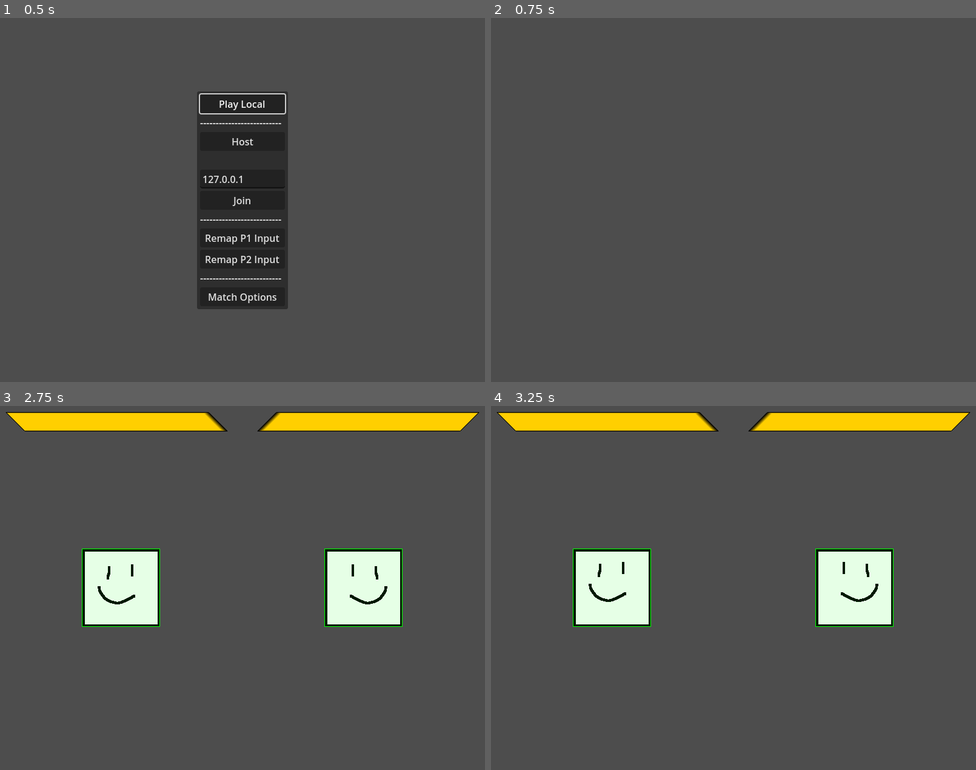
Above: before the commit, frames 1-4 (two rows, left to right).
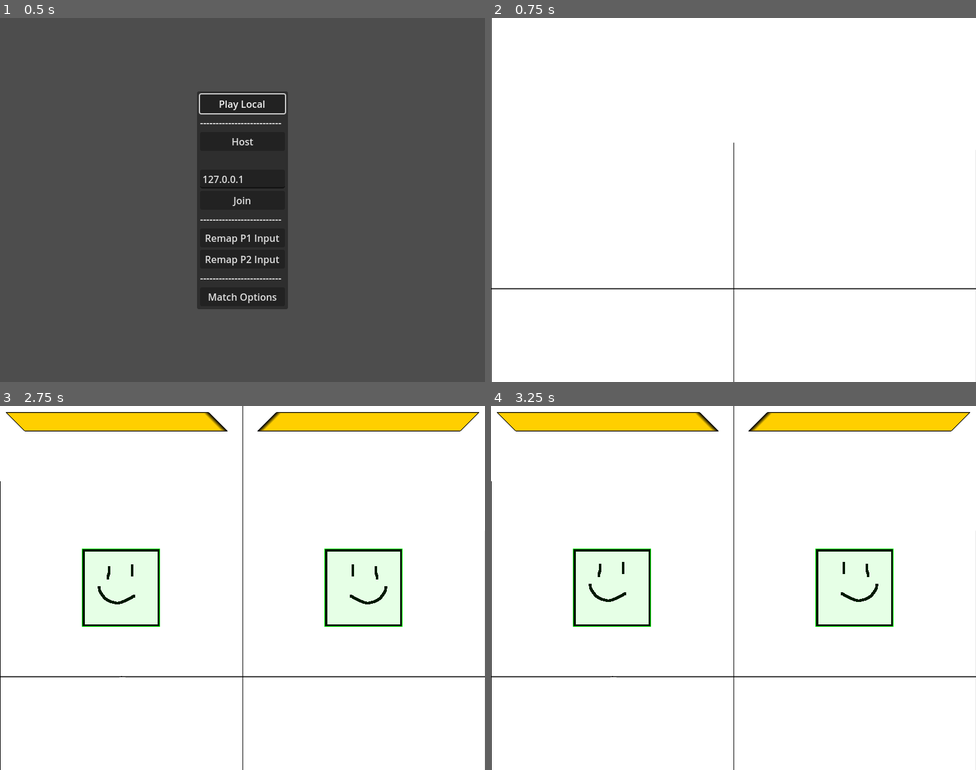
Above: after the commit, the same moments.

Repository: SamBumgardner/spellstrike
Game: Godot game, scene res://network/main.tscn
Two runs of this game, one before a commit and one after it. Both use one fixed random seed, a clock stepped at 60 frames per second and the inputs below.
Inputs (mouse positions are in pixels of both pictures, inside the frame that each line leads up to):
- Up to frame 1 (0.5 s): no input
- Up to frame 2 (0.75 s): click "Play Local" at 0.5 s
- Up to frame 3 (2.75 s): tap Enter at 1.25 s; move the mouse to (349, 569) at 1.27 s; hold Up 1.28-2 s; click (349, 569) at 1.42 s; tap Space at 2 s; drag from (145, 606) to (218, 660) at 2.02 s
- Up to frame 4 (3.25 s): move the mouse to (782, 507) at 2.77 s; hold Up from 2.78 s (still down)

Frame 1 is identical in both runs. In frame 2, 100% of the frame differs, in the area x 0-100%, y 0-100%; in frame 3, 89%; in frame 4, 89%.

Commit message:
implment static scrolling background for stage

Diff:
--- a/game/TestGameplay.gd
+++ b/game/TestGameplay.gd
@@ -1,4 +1,6 @@
-extends Node2D
+class_name TestGameplay extends Node2D
+
+const STAGE_WIDTH: int = 512
 
 var p1_network_id: int = 1
 var p2_network_id: int = 1
@@ -14,6 +16,8 @@
 @onready var health_tracker_2: HealthTracker = $UI/BattleHUD/HealthTracker2
 @onready var win_tracker_1: WinTracker = $UI/BattleHUD/WinTracker
 @onready var win_tracker_2: WinTracker = $UI/BattleHUD/WinTracker2
+
+@onready var camera_control: CameraControl = $CameraControl
 
 enum Side {
     P1 = 0,
@@ -53,13 +57,13 @@
         push_error("Match Options is unset. Falling back to default options...")
         match_options = MatchOptions.generate_default()
 
-    var fighterP1: Player = SyncManager.spawn("fighter0", self, preload("res://player/Player.tscn"), {'x': 200, 'y': 300, 'c': Player.Characters.SPEED, 't': Player.Side.P1}, false);
+    var fighterP1: Player = SyncManager.spawn("fighter0", self, preload("res://player/Player.tscn"), {'x': - 200, 'y': 300, 'c': Player.Characters.SPEED, 't': Player.Side.P1}, false);
     fighterP1.set_multiplayer_authority(p1_network_id if host_side == Side.P1 else p2_network_id)
     fighterP1.input_retriever = match_options.input_retrievers[0]
     health_tracker_1.tracked_player = fighterP1
     fighterP1.defeated.connect(_on_player_defeated)
 
-    var fighterP2: Player = SyncManager.spawn("fighter1", self, preload("res://player/Player.tscn"), {'x': 600, 'y': 300, 'c': Player.Characters.REACH, 't': Player.Side.P2}, false);
+    var fighterP2: Player = SyncManager.spawn("fighter1", self, preload("res://player/Player.tscn"), {'x': 200, 'y': 300, 'c': Player.Characters.REACH, 't': Player.Side.P2}, false);
     fighterP2.set_multiplayer_authority(p2_network_id if host_side == Side.P1 else p1_network_id)
 
     # when playing online as p2, use the "normal" p1 mapping the player set up.
@@ -77,6 +81,9 @@
     fighterP2.defeated.connect(_on_player_defeated)
 
     interaction_resolver._setup_players(fighterP1, fighterP2)
+    interaction_resolver.camera_control = camera_control
+    camera_control._sync_start_initialize([fighterP1, fighterP2])
+
     confirm_defeat_timer.timeout.connect(_on_confirm_defeat_timer_timeout.bind([fighterP1, fighterP2]))
     start_new_round_timer.timeout.connect(_on_start_new_round_timer_timeout.bind([fighterP1, fighterP2]))
 
--- a/game/TestGameplay.tscn
+++ b/game/TestGameplay.tscn
@@ -1,11 +1,14 @@
-[gd_scene load_steps=7 format=3 uid="uid://bmufwtv6hw8ys"]
+[gd_scene load_steps=10 format=3 uid="uid://bmufwtv6hw8ys"]
 
 [ext_resource type="Script" path="res://TestGameplay.gd" id="1_hel5h"]
 [ext_resource type="PackedScene" uid="uid://dv55emdwbx4m0" path="res://ui/HealthTracker.tscn" id="2_cvjpa"]
+[ext_resource type="Theme" uid="uid://1m0q2nll6ojc" path="res://ui/MatchTheme.tres" id="2_mo6pi"]
 [ext_resource type="Script" path="res://addons/godot-rollback-netcode/NetworkTimer.gd" id="3_7unwa"]
 [ext_resource type="PackedScene" uid="uid://bwc0dw853pipg" path="res://ui/WinTracker.tscn" id="3_nhsyv"]
 [ext_resource type="Script" path="res://ui/match_over.gd" id="3_qj1xu"]
 [ext_resource type="AudioStream" uid="uid://b8l368ifqnna4" path="res://assets/music/battle_bgm.ogg" id="6_nwacf"]
+[ext_resource type="Script" path="res://resolver/CameraControl.gd" id="7_1ckhu"]
+[ext_resource type="Texture2D" uid="uid://c3l0vjui7midg" path="res://assets/art/background.png" id="8_7iqk1"]
 
 [node name="TestGameplay" type="Node2D"]
 script = ExtResource("1_hel5h")
@@ -19,6 +22,7 @@
 anchors_preset = 0
 offset_right = 800.0
 offset_bottom = 600.0
+theme = ExtResource("2_mo6pi")
 
 [node name="HealthTracker" parent="UI/BattleHUD" instance=ExtResource("2_cvjpa")]
 custom_minimum_size = Vector2(335, 0)
@@ -89,3 +93,10 @@
 [node name="AudioStreamPlayer" type="AudioStreamPlayer" parent="."]
 stream = ExtResource("6_nwacf")
 parameters/looping = true
+
+[node name="CameraControl" type="Node2D" parent="."]
+script = ExtResource("7_1ckhu")
+
+[node name="Sprite2D" type="Sprite2D" parent="."]
+position = Vector2(0, 300)
+texture = ExtResource("8_7iqk1")
--- a/game/player/Player.gd
+++ b/game/player/Player.gd
@@ -39,6 +39,7 @@
 const walk_speed: int = 5
 const walk_accel: int = 5
 const walk_drag: int = 2
+const width: int = 128
 
 # Custom state variables
 var team: Side
--- a/game/player/Player.tscn
+++ b/game/player/Player.tscn
@@ -4,6 +4,55 @@
 [ext_resource type="Texture2D" uid="uid://bl34rh555skbp" path="res://assets/art/placeholder_character_sheet.png" id="2_xguty"]
 [ext_resource type="PackedScene" uid="uid://dbsv1t4mkjxn" path="res://player/collision_box.tscn" id="3_upa8i"]
 [ext_resource type="Script" path="res://addons/godot-rollback-netcode/NetworkAnimationPlayer.gd" id="4_cqwil"]
+
+[sub_resource type="Animation" id="Animation_i4rnd"]
+length = 0.001
+tracks/0/type = "value"
+tracks/0/imported = false
+tracks/0/enabled = true
+tracks/0/path = NodePath("Sprite2D:frame")
+tracks/0/interp = 1
+tracks/0/loop_wrap = true
+tracks/0/keys = {
+"times": PackedFloat32Array(0),
+"transitions": PackedFloat32Array(1),
+"update": 1,
+"values": [0]
+}
+
+[sub_resource type="Animation" id="Animation_1q78x"]
+resource_name = "heavy_attack"
+length = 0.566668
+step = 0.0166667
+tracks/0/type = "value"
+tracks/0/imported = false
+tracks/0/enabled = true
+tracks/0/path = NodePath("Sprite2D:frame")
+tracks/0/interp = 1
+tracks/0/loop_wrap = true
+tracks/0/keys = {
+"times": PackedFloat32Array(0, 0.25, 0.266667, 0.386438, 0.4, 0.566668),
+"transitions": PackedFloat32Array(1, 1, 1, 1, 1, 1),
+"update": 1,
+"values": [4, 4, 5, 5, 6, 6]
+}
+
+[sub_resource type="Animation" id="Animation_n5ldy"]
+resource_name = "hurt"
+length = 0.250025
+step = 0.25
+tracks/0/type = "value"
+tracks/0/imported = false
+tracks/0/enabled = true
+tracks/0/path = NodePath("Sprite2D:frame")
+tracks/0/interp = 1
+tracks/0/loop_wrap = true
+tracks/0/keys = {
+"times": PackedFloat32Array(0),
+"transitions": PackedFloat32Array(1),
+"update": 1,
+"values": [7]
+}
 
 [sub_resource type="Animation" id="Animation_v12si"]
 resource_name = "idle"
@@ -21,56 +70,6 @@
 "transitions": PackedFloat32Array(1, 1, 1, 1),
 "update": 1,
 "values": [0, 0, 1, 1]
-}
-
-[sub_resource type="Animation" id="Animation_i4rnd"]
-length = 0.001
-tracks/0/type = "value"
-tracks/0/imported = false
-tracks/0/enabled = true
-tracks/0/path = NodePath("Sprite2D:frame")
-tracks/0/interp = 1
-tracks/0/loop_wrap = true
-tracks/0/keys = {
-"times": PackedFloat32Array(0),
-"transitions": PackedFloat32Array(1),
-"update": 1,
-"values": [0]
-}
-
-[sub_resource type="Animation" id="Animation_btqih"]
-resource_name = "walk"
-length = 1.00003
-loop_mode = 1
-step = 0.0166667
-tracks/0/type = "value"
-tracks/0/imported = false
-tracks/0/enabled = true
-tracks/0/path = NodePath("Sprite2D:frame")
-tracks/0/interp = 1
-tracks/0/loop_wrap = true
-tracks/0/keys = {
-"times": PackedFloat32Array(0, 0.233333, 0.25, 0.483048, 0.5, 0.735306, 0.75),
-"transitions": PackedFloat32Array(1, 1, 1, 1, 1, 1, 1),
-"update": 1,
-"values": [0, 0, 2, 2, 0, 0, 3]
-}
-
-[sub_resource type="Animation" id="Animation_n5ldy"]
-resource_name = "hurt"
-length = 0.250025
-step = 0.25
-tracks/0/type = "value"
-tracks/0/imported = false
-tracks/0/enabled = true
-tracks/0/path = NodePath("Sprite2D:frame")
-tracks/0/interp = 1
-tracks/0/loop_wrap = true
-tracks/0/keys = {
-"times": PackedFloat32Array(0),
-"transitions": PackedFloat32Array(1),
-"update": 1,
-"values": [7]
 }
 
 [sub_resource type="Animation" id="Animation_ee4q1"]
@@ -107,9 +106,10 @@
 "values": [4, 4, 5, 5, 6]
 }
 
-[sub_resource type="Animation" id="Animation_1q78x"]
-resource_name = "heavy_attack"
-length = 0.566668
+[sub_resource type="Animation" id="Animation_btqih"]
+resource_name = "walk"
+length = 1.00003
+loop_mode = 1
 step = 0.0166667
 tracks/0/type = "value"
 tracks/0/imported = false
@@ -118,10 +118,10 @@
 tracks/0/interp = 1
 tracks/0/loop_wrap = true
 tracks/0/keys = {
-"times": PackedFloat32Array(0, 0.25, 0.266667, 0.386438, 0.4, 0.566668),
-"transitions": PackedFloat32Array(1, 1, 1, 1, 1, 1),
+"times": PackedFloat32Array(0, 0.233333, 0.25, 0.483048, 0.5, 0.735306, 0.75),
+"transitions": PackedFloat32Array(1, 1, 1, 1, 1, 1, 1),
 "update": 1,
-"values": [4, 4, 5, 5, 6, 6]
+"values": [0, 0, 2, 2, 0, 0, 3]
 }
 
 [sub_resource type="AnimationLibrary" id="AnimationLibrary_2kyqy"]
--- /dev/null
+++ b/game/resolver/CameraControl.gd
@@ -0,0 +1,43 @@
+class_name CameraControl extends Node2D
+
+@export var subjects: Array[Node2D]
+const camera_width := 800
+const min_global_x: int = -1 * TestGameplay.STAGE_WIDTH + camera_width / 2
+const max_global_x: int = TestGameplay.STAGE_WIDTH - camera_width / 2
+
+var viewport: Viewport
+
+# state variable
+var camera_midpoint: Vector2i = Vector2i.ZERO
+
+func _ready():
+    add_to_group("network_sync")
+    viewport = get_viewport()
+
+func _sync_start_initialize(new_subjects: Array[Node2D]) -> void:
+    subjects = new_subjects
+    _update_camera_position()
+
+func _network_postprocess(_input: Dictionary) -> void:
+    _update_camera_position()
+
+func _update_camera_position() -> void:
+    # for nodes in the array, find the average x value.
+    var avg_x = subjects.reduce(func(total, subject): return total + subject.global_position.x, 0) / subjects.size()
+    camera_midpoint = Vector2i(clamp(avg_x, min_global_x, max_global_x), 0)
+
+    # set that as camera transform
+    viewport.canvas_transform = Transform2D.IDENTITY.translated(Vector2(camera_midpoint.x * -1 + camera_width / 2, 0))
+
+func clamp_to_logical_camera(x: int, width: int) -> int:
+    var min_x = (camera_midpoint.x - (camera_width / 2)) + width / 2
+    var max_x = (camera_midpoint.x + (camera_width / 2)) - width / 2
+    return clampi(x, min_x, max_x)
+
+func _save_state() -> Dictionary:
+    return {
+        'cm': camera_midpoint
+    }
+
+func _load_state(state: Dictionary) -> void:
+    camera_midpoint = state['cm']
--- a/game/resolver/InteractionResolver.gd
+++ b/game/resolver/InteractionResolver.gd
@@ -2,11 +2,12 @@
 
 signal frame_resolved
 
-const min_x := 64
-const max_x := 736
+const min_x = -1 * TestGameplay.STAGE_WIDTH
+const max_x = TestGameplay.STAGE_WIDTH
 
 var p1: Player
 var p2: Player
+var camera_control: CameraControl
 
 var num_players_complete := 0
 
@@ -45,15 +46,20 @@
         var predicted_x = player.position.x + player.pushback_velocity
         var player_attackers = players.filter(func(x): return x.name == player.pushback_from)
         if not player_attackers.is_empty() and player_attackers[0] is Player and (\
-                (predicted_x <= min_x and player.pushback_velocity < 0) \
-                or (predicted_x >= max_x and player.pushback_velocity > 0)):
+                (predicted_x <= min_x + player.width / 2 and player.pushback_velocity < 0) \
+                or (predicted_x >= max_x - player.width / 2 and player.pushback_velocity > 0)):
             _apply_reversed_pushback(player, player_attackers[0])
 
     for player in players:
         # Apply pushback now that calculations are done
         player.position.x += player.pushback_velocity
-        # Clamp player x values to stay within stage boundaries
+        # Clamp player x values to stay within camera boundaries
         _restrict_player_x(player)
+
+    # Camera position will be set in CameraControl's post-process
+
+func _restrict_player_x(player: Player):
+    player.position.x = camera_control.clamp_to_logical_camera(player.position.x, player.width)
 
 func _apply_reversed_pushback(pushed_player: Player, attacker: Player) -> void:
     if attacker.pushback_velocity != 0:
@@ -137,9 +143,6 @@
 func _has_successful_attack(attacker: Player) -> bool:
     return attacker.active_hitbox_hit()
 
-func _restrict_player_x(player: Player):
-    player.position.x = clamp(player.position.x, min_x, max_x)
-
 enum ResultType {
     NEUTRAL = 0,
     HIT_OTHER = 1,
--- /dev/null
+++ b/game/ui/MatchTheme.tres
@@ -0,0 +1,5 @@
+[gd_resource type="Theme" format=3 uid="uid://1m0q2nll6ojc"]
+
+[resource]
+Label/constants/outline_size = 4
+Label/font_sizes/font_size = 24
Binary file added: game/assets/art/background.png
Not shown, added: game/assets/art/background.png.import
